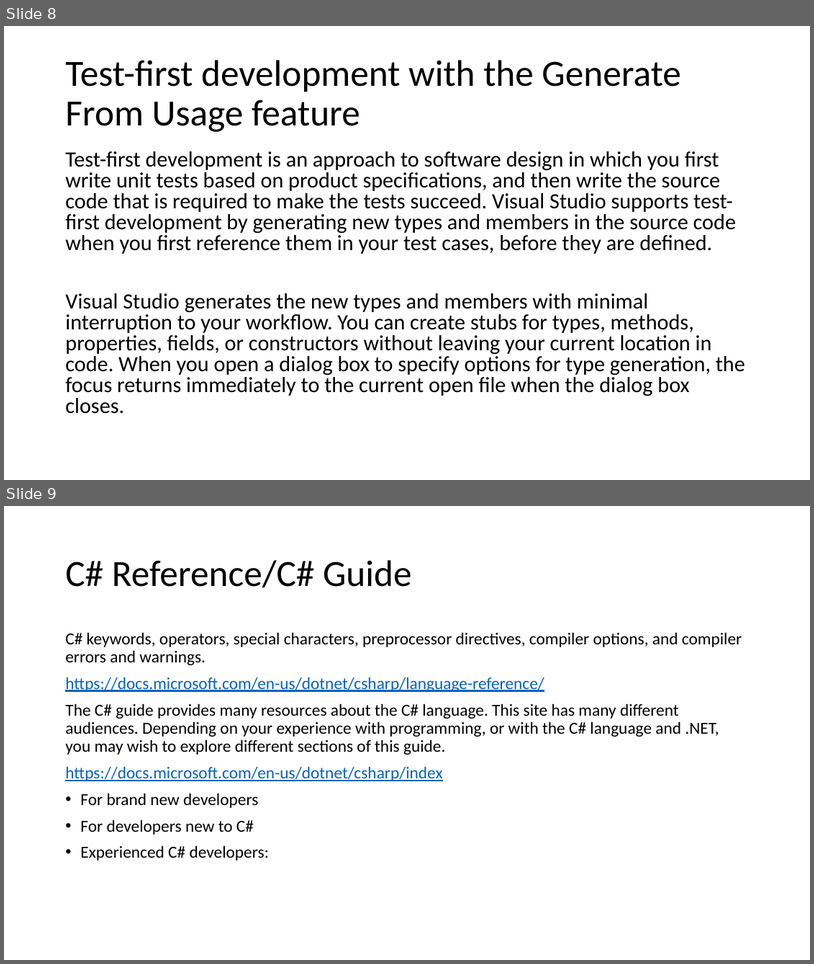
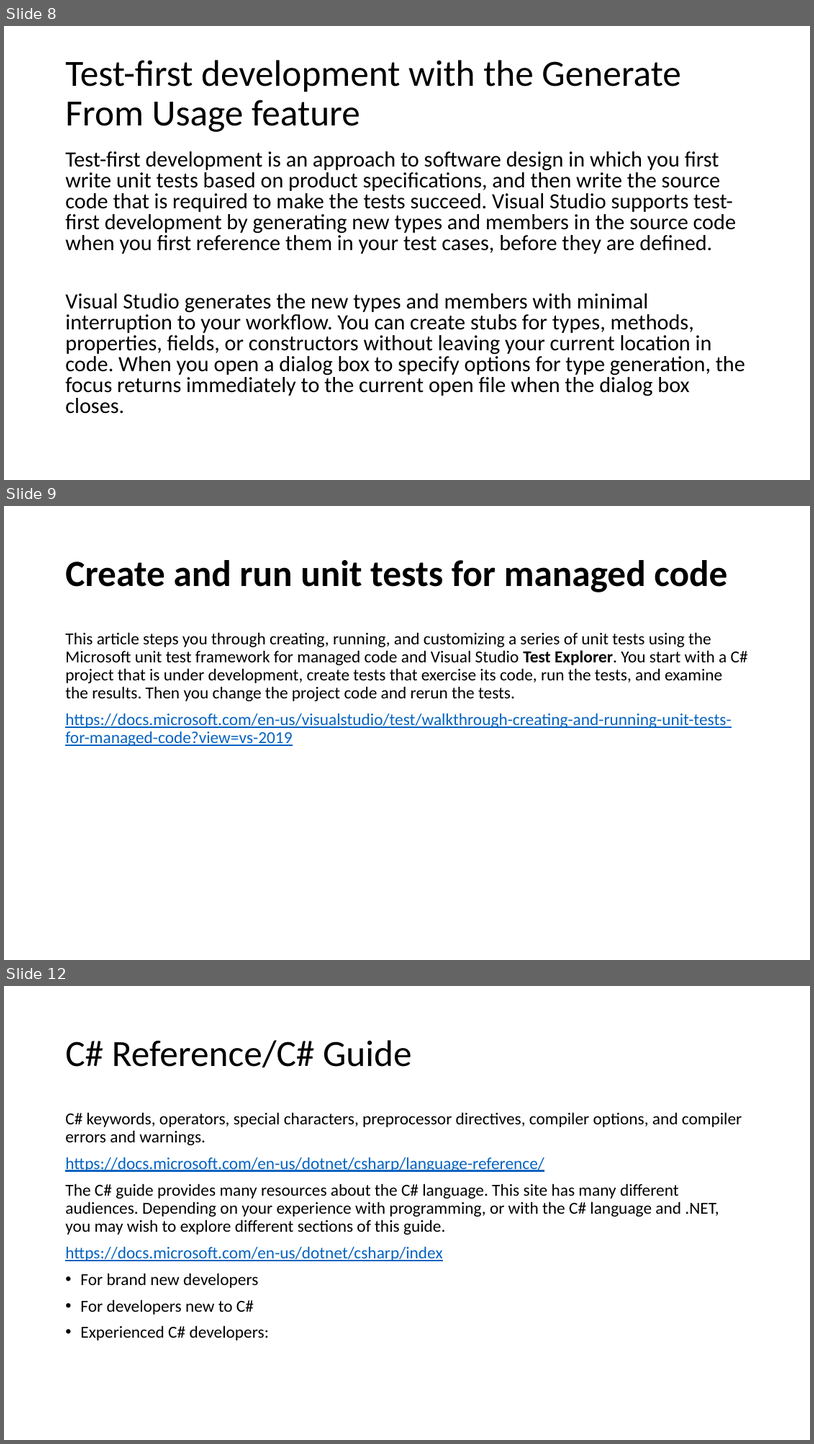
Before and after one commit to karenpayneoregon/VisualStudioEducation, a slide deck: PowerPoint/Working with Visual Studio.pptx. Shown one above the other, each under a label of ours: slides 8 and 9 before the commit, slides 8, 9 and 12 after it; the slides between them are not shown. The pictures are 814x964 and 814x1444 pixels, drawn with LibreOffice and Linux fonts; fonts in the diff are those of the drawing. Boxes give left, top, right and bottom in pixels: in the first picture for what was removed or moved away, otherwise in the second. Text is boxed around its words. In the diff, an @@ line names an element or a change of style, - is before the commit and + after.

```diff
--- a/PowerPoint/Working with Visual Studio.pptx
+++ b/PowerPoint/Working with Visual Studio.pptx
@@ slide 9 added at [4,506,810,960], background #FFFFFF @@
@@ title added at [65,560,728,592], 44 pt, text #000000, bold @@
+Create and run unit tests for managed code
@@ text added at [65,632,748,746], 20 pt, text #000000 @@
+This article steps you through creating, running, and customizing a series of unit tests using the Microsoft unit test framework for managed code and Visual Studio Test Explorer. You start with a C# project that is under development, create tests that exercise its code, run the tests, and examine the results. Then you change the project code and rerun the tests.
+https://docs.microsoft.com/en-us/visualstudio/test/walkthrough-creating-and-running-unit-tests-for-managed-code?view=vs-2019
@@ what was slide 9 is now slide 12 @@
```
Also in this commit, not shown: 3 other slides added, 9 other files.
